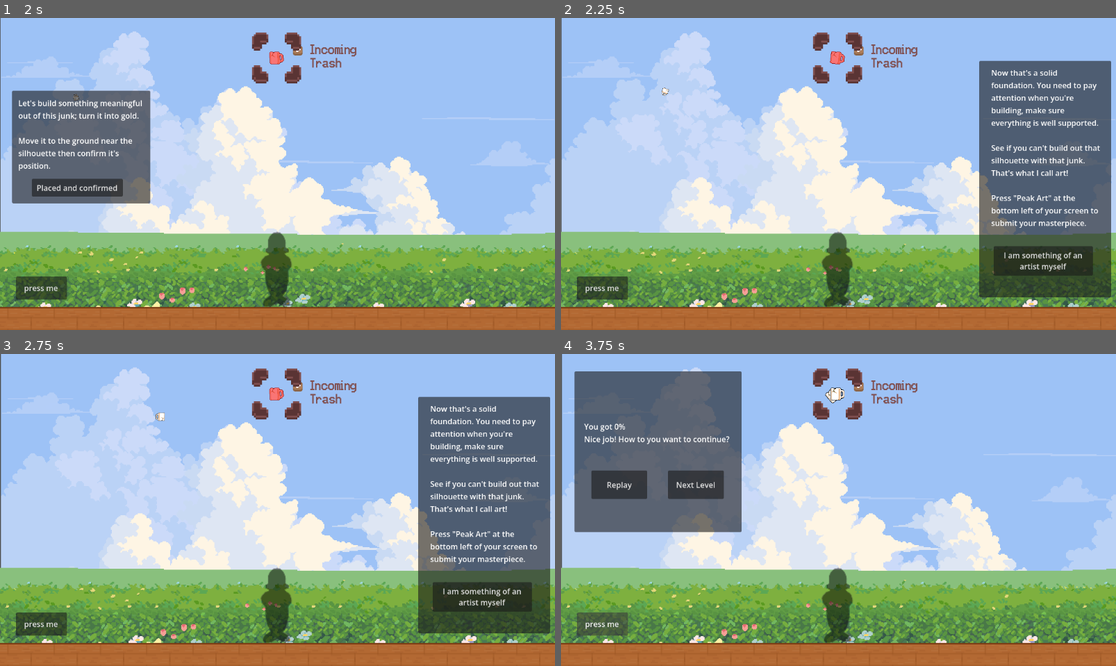
Above: before the commit, frames 1-4 (two rows, left to right).
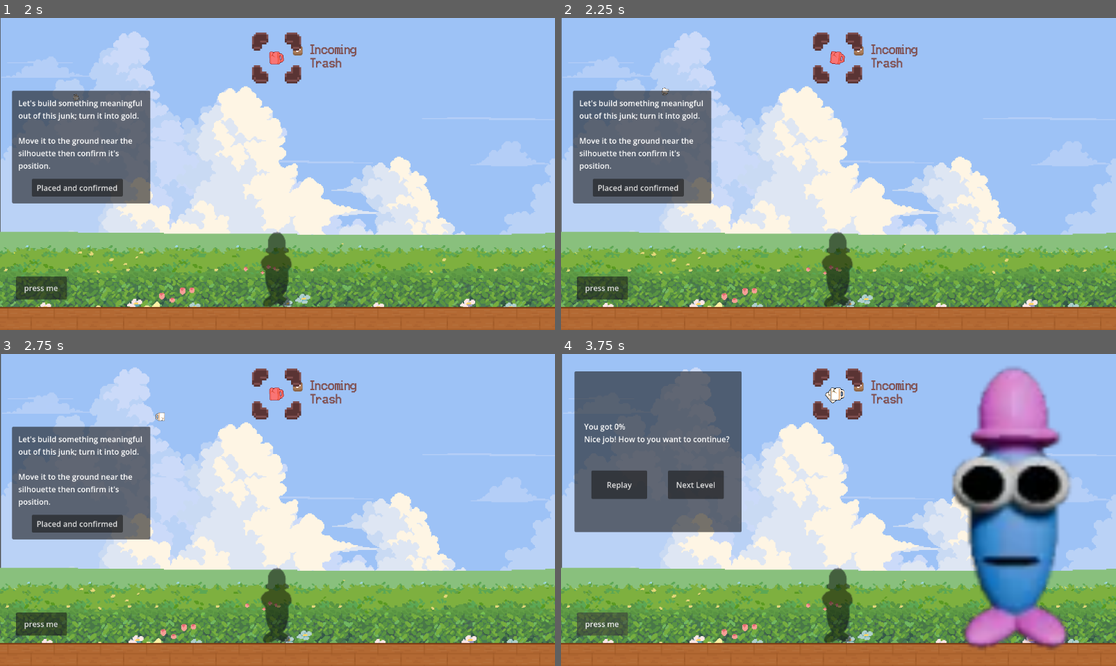
Above: after the commit, the same moments.

Repository: funkymonkeysgames/lame-jam-59
Game: Godot game, scene res://Scenes/main.tscn
Same seed, same stepped clock (60 frames per second), same inputs: the game is played once before the commit and once after it.
Inputs (mouse positions are in pixels of both pictures, inside the frame that each line leads up to):
- Up to frame 1 (2 s): click "START PLAYING" at 0.5 s; click (277, 58) at 1.25 s
- Up to frame 2 (2.25 s): click (860, 49) at 2 s
- Up to frame 3 (2.75 s): no input
- Up to frame 4 (3.75 s): click "I am something of an artist m…" (after the commit: "Placed and confirmed") at 2.75 s; click "press me" at 3.5 s

Frame 1 is identical in both runs. In frame 2, 27% of the frame differs, in the area x 2-100%, y 13-90%; in frame 3, 27%; in frame 4, 13%.

Commit message:
full images shown when submission

Diff:
--- a/Scenes/Silhouettes/silhouette_manager.tscn
+++ b/Scenes/Silhouettes/silhouette_manager.tscn
@@ -10,7 +10,7 @@
 [ext_resource type="Texture2D" uid="uid://dahx266hya6bt" path="res://Assets/Silhouettes/beer_silhouette.png" id="6_os4f3"]
 [ext_resource type="Texture2D" uid="uid://cj6te712tgfdw" path="res://Assets/Silhouettes/window_silhouette.png" id="7_xsx78"]
 
-[node name="SilhouetteManager" type="Control" unique_id=459499342 node_paths=PackedStringArray("ray", "level_pass_panel", "levels")]
+[node name="SilhouetteManager" type="Control" unique_id=459499342 node_paths=PackedStringArray("ray", "level_pass_panel", "full_image", "levels")]
 layout_mode = 3
 anchors_preset = 15
 anchor_right = 1.0
@@ -20,6 +20,7 @@
 script = ExtResource("1_2cle6")
 ray = NodePath("RayCast2D")
 level_pass_panel = NodePath("Panel")
+full_image = NodePath("FullImage")
 levels = [NodePath("Level1"), NodePath("Level2"), NodePath("Level3"), NodePath("Level4"), NodePath("Level5"), NodePath("Level6"), NodePath("Level7")]
 
 [node name="Level1" type="TextureRect" parent="." unique_id=815868820]
@@ -251,5 +252,16 @@
 offset_bottom = 265.0
 text = "Next Level"
 
+[node name="FullImage" type="TextureRect" parent="." unique_id=1294008123]
+layout_mode = 1
+anchors_preset = 1
+anchor_left = 1.0
+anchor_right = 1.0
+offset_left = -397.0
+offset_bottom = 621.0
+grow_horizontal = 0
+expand_mode = 4
+stretch_mode = 4
+
 [connection signal="button_down" from="Panel/Replay" to="." method="_on_replay_button_down"]
 [connection signal="button_down" from="Panel/Next level" to="." method="_on_next_level_button_down"]
--- a/Scripts/silhouette_manager.gd
+++ b/Scripts/silhouette_manager.gd
@@ -4,6 +4,7 @@
 @export var objects_list: Node
 @export var ray: RayCast2D
 @export var level_pass_panel:Panel
+@export var full_image:TextureRect
 
 @export var levels:Array[TextureRect]
 
@@ -82,10 +83,25 @@
 
 func finish_level() -> void:
 	level_pass_panel.visible = true
+	if current_level_idx == 0:
+		full_image.texture = load("res://Assets/target images/feely.webp")
+	elif current_level_idx == 1:
+		full_image.texture = load("res://Assets/target images/car_full.jpg")
+	elif current_level_idx == 2:
+		full_image.texture = load("res://Assets/target images/fan_full.jpg")
+	elif current_level_idx == 3:
+		full_image.texture = load("res://Assets/target images/house_full.jpg")
+	elif current_level_idx == 4:
+		full_image.texture = load("res://Assets/target images/beer_full.jpg")
+	elif current_level_idx == 5:
+		full_image.texture = load("res://Assets/target images/window_full.jpg")
+	elif current_level_idx == 6:
+		full_image.texture = load("res://Assets/target images/thinker.jpg")
 
 
 func load_level() -> void:
 	level_pass_panel.visible = false
+	full_image.texture = null
 	level_resetted.emit()
 	levels[current_level_idx].process_mode = Node.PROCESS_MODE_INHERIT
 	levels[current_level_idx].visible = true
--- a/Scripts/tutorial_ui.gd
+++ b/Scripts/tutorial_ui.gd
@@ -22,7 +22,7 @@
 		first_item_grabbed = true
 		get_node("Tutorial2").visible = true
 
-func _on_neighbour_entered() -> void:
+func _on_block_placed() -> void:
 	if not first_item_placed:
 		first_item_placed = true
 		get_node("Tutorial3").visible = true
@@ -39,4 +39,4 @@
 		first_item_connected = true
 		var object:Block = get_parent().get_node("ObjectsList").get_child(0)
 		await object.ready
-		object.confirmation_button.button_down.connect(_on_neighbour_entered)
+		object.block_placed.connect(_on_block_placed)
Binary file added: Assets/target images/beer_full.jpg
Not shown, added: Assets/target images/beer_full.jpg.import
Binary file added: Assets/target images/car_full.jpg
Not shown, added: Assets/target images/car_full.jpg.import
Binary file added: Assets/target images/fan_full.jpg
Not shown, added: Assets/target images/fan_full.jpg.import
Binary file added: Assets/target images/feely.webp
Not shown, added: Assets/target images/feely.webp.import
Binary file added: Assets/target images/house_full.jpg
Not shown, added: Assets/target images/house_full.jpg.import
Binary file added: Assets/target images/window_full.jpg
Not shown, added: Assets/target images/window_full.jpg.import
